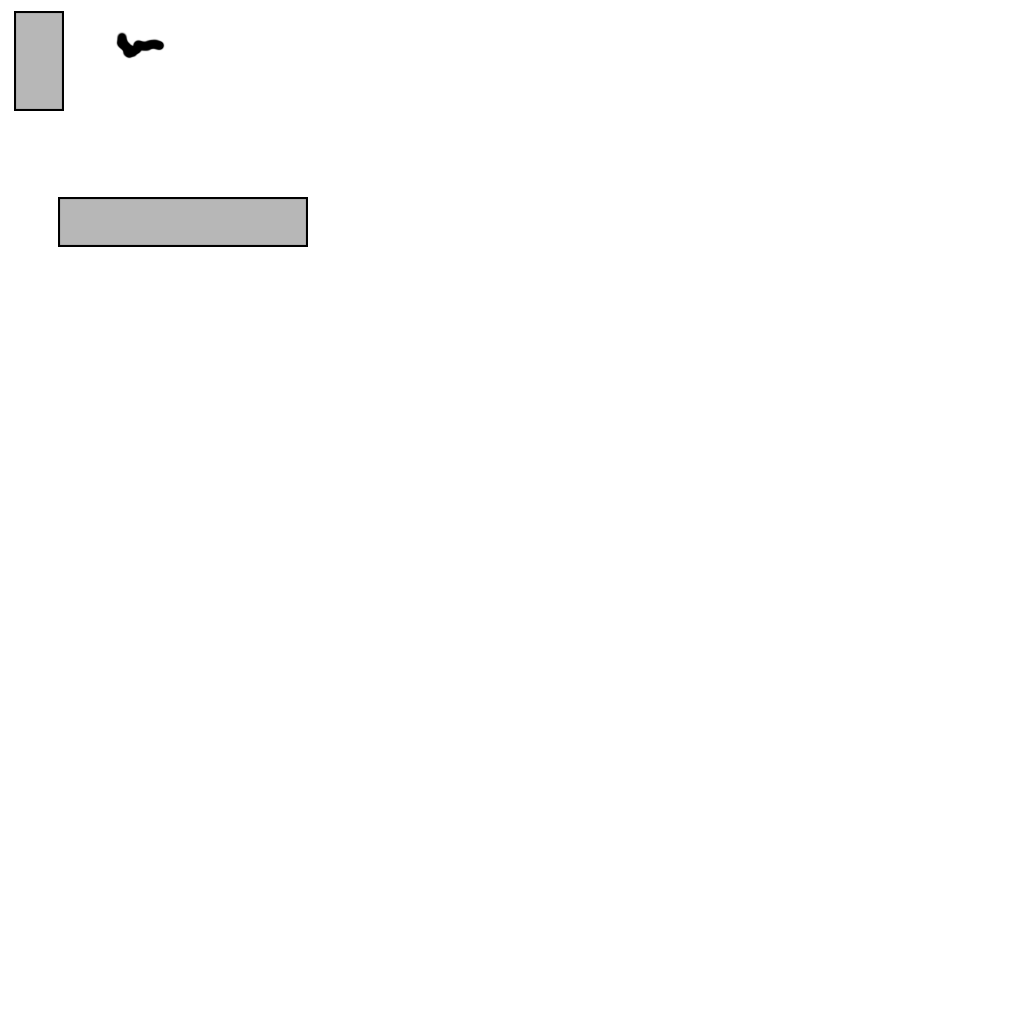
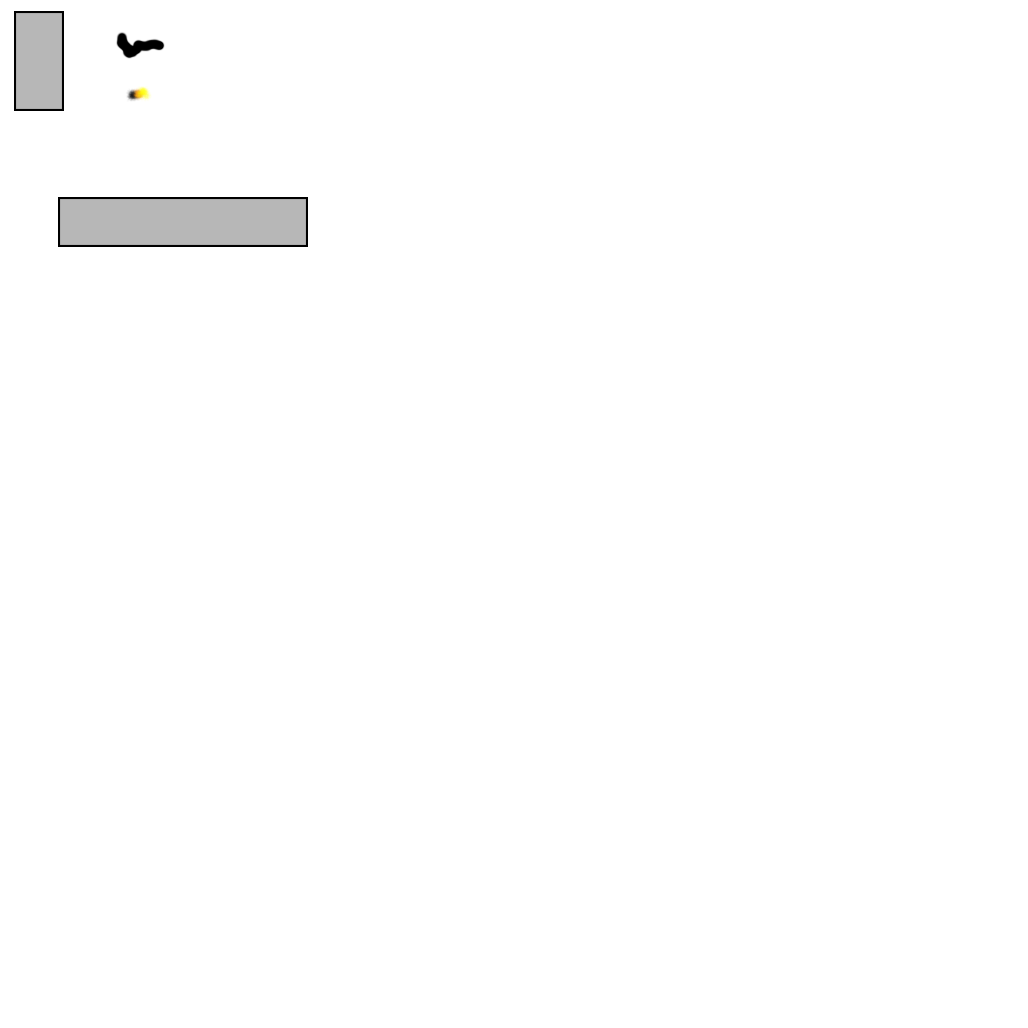
Revision of a layered 1028 × 1028 image; what changed, layer by layer:
painted on "Layer 1" over [126, 86, 152, 102]
